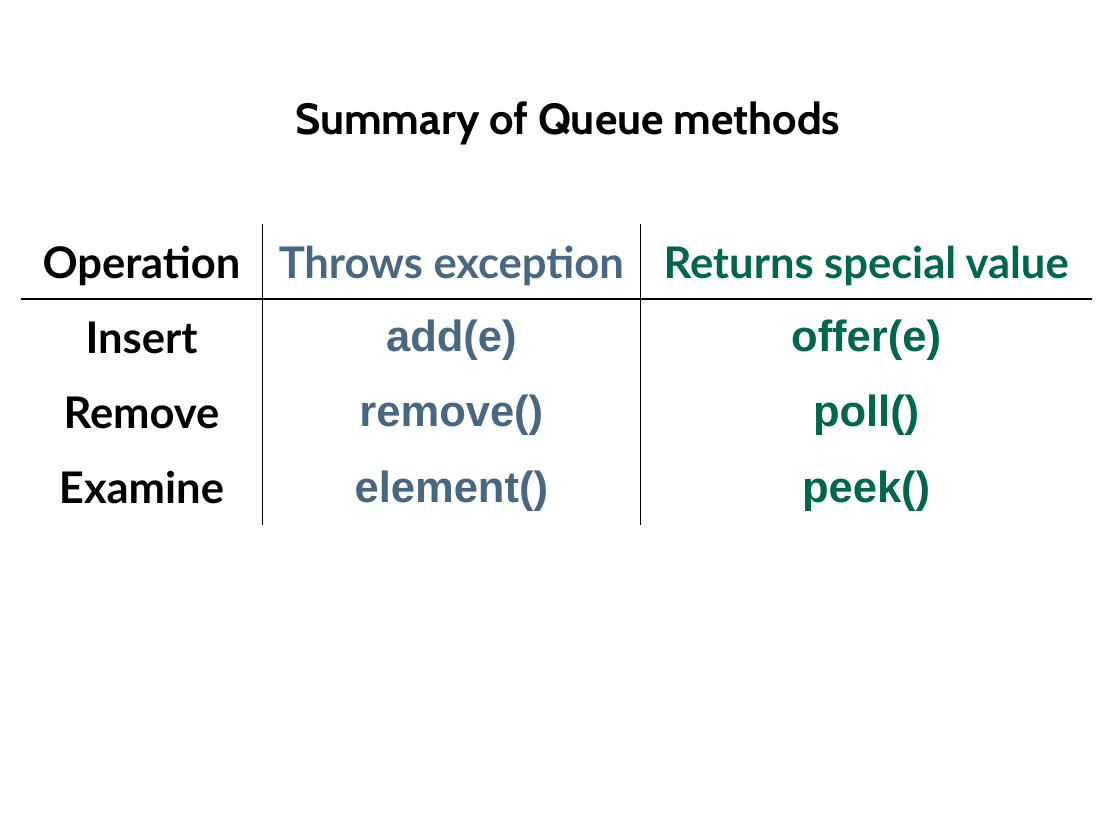
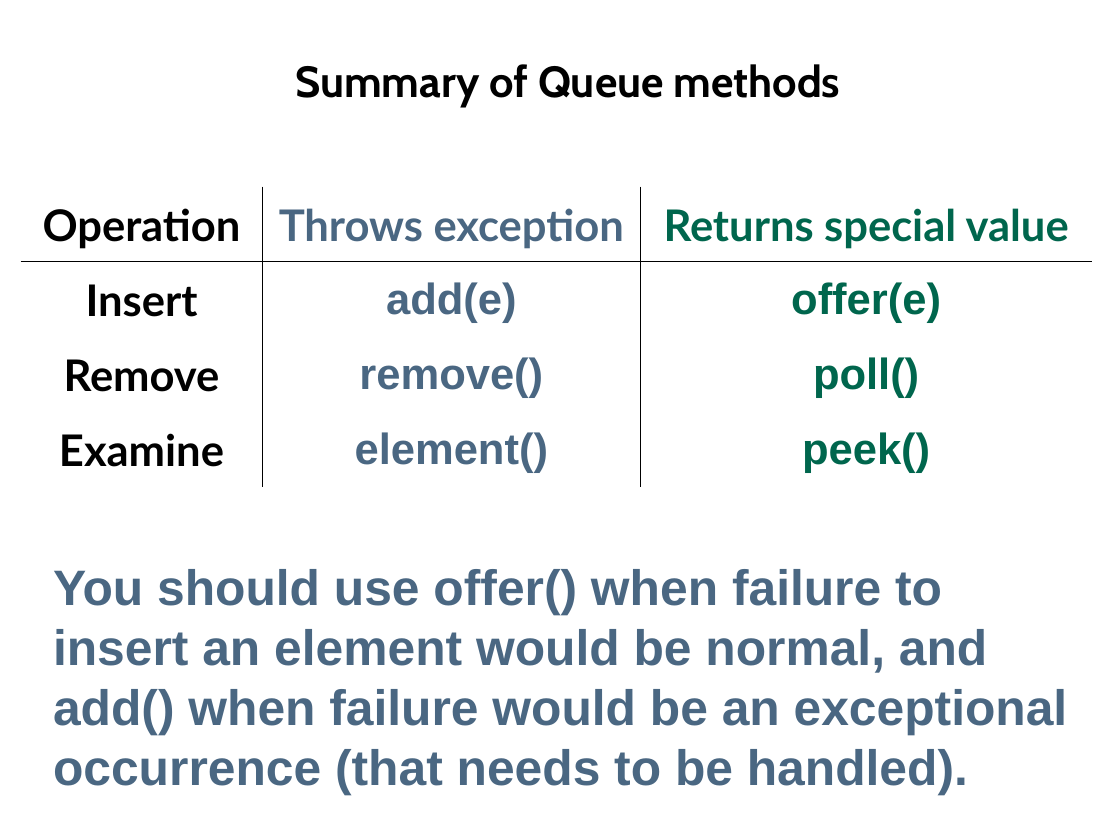
Before and after one commit to Cy-FairCS/cs3, a slide deck: slide 23 of u06c_queues/notes/_queues.pptx (slide 20 before the commit). Drawn at 1120x840 pixels with LibreOffice and Linux fonts; fonts in the diff are those of the drawing. Boxes give left, top, right and bottom in pixels: in the first picture for what was removed or moved away, otherwise in the second. Text is boxed around its words. In the diff, an @@ line names an element or a change of style, - is before the commit and + after.

```diff
--- a/u06c_queues/notes/_queues.pptx
+++ b/u06c_queues/notes/_queues.pptx
@@ text "Summary of Queue methods" moved from (x1=295, y1=101, x2=841, y2=144) to (x1=295, y1=64, x2=841, y2=107) @@
@@ table moved from (x1=21, y1=224, x2=1093, y2=524) to (x1=21, y1=187, x2=1093, y2=487) @@
@@ text added at (x1=53, y1=569, x2=1068, y2=795), 32 pt, text #4A6782, bold @@
+You should use offer() when failure to insert an element would be normal, and add() when failure would be an exceptional occurrence (that needs to be handled).
```
Also in this commit, not shown: 3 slides added, 2 other files.
